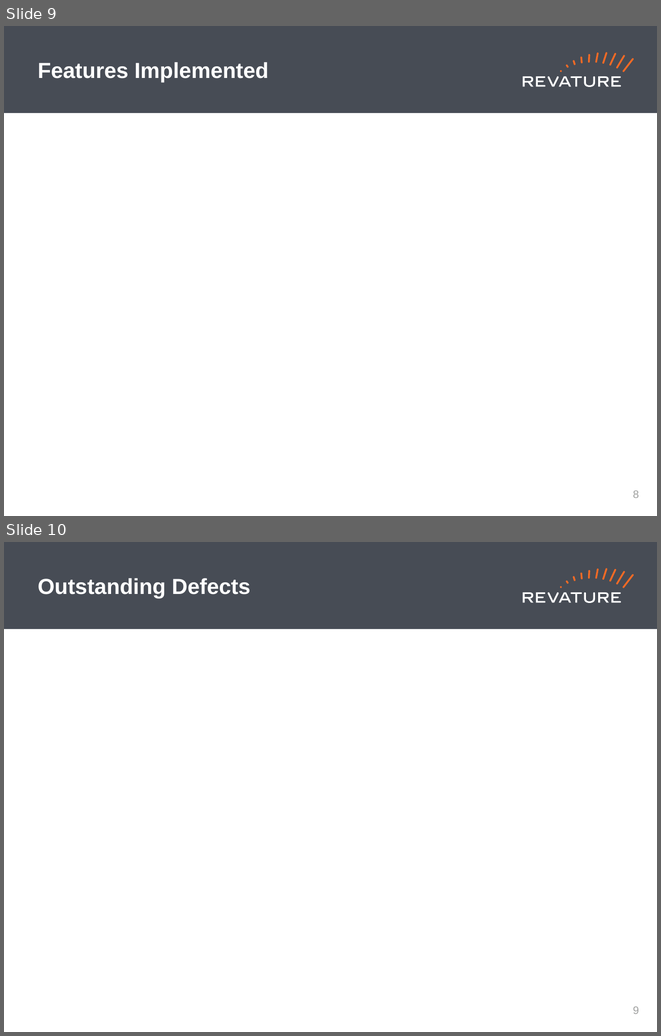
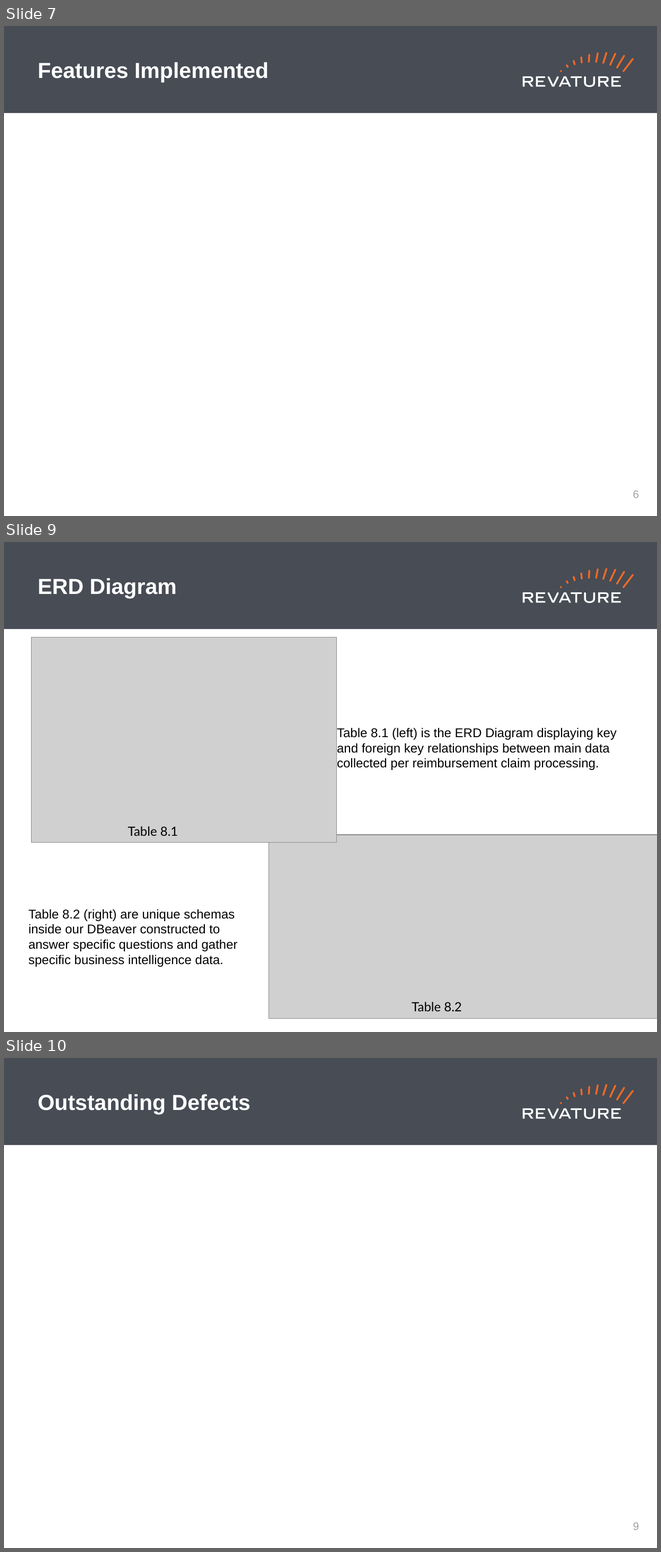
Before and after one commit to 220103-java-etl/Amplifire-404-Braincells, a slide deck: BraincellsP2_Presentation.pptx. Shown one above the other, each under a label of ours: slides 9 and 10 before the commit, slides 7, 9 and 10 after it; the slides between them are not shown. The pictures are 661x1036 and 661x1552 pixels, drawn with LibreOffice and Linux fonts; fonts in the diff are those of the drawing; grey boxes stand for pictures. Boxes give left, top, right and bottom in pixels: in the first picture for what was removed or moved away, otherwise in the second. Text is boxed around its words. In the diff, an @@ line names an element or a change of style, - is before the commit and + after.

```diff
--- a/BraincellsP2_Presentation.pptx
+++ b/BraincellsP2_Presentation.pptx
@@ slide 9 added at [4, 542, 657, 1032], background #FFFFFF; not listed: 19 template elements that a slide beside it also shows @@
@@ title added at [38, 578, 177, 598], 24 pt, text #FFFFFF, bold @@
+ERD Diagram
@@ picture added at [32, 637, 337, 843] @@
@@ text added at [337, 728, 617, 770], 14 pt, text #000000 @@
+Table 8.1 (left) is the ERD Diagram displaying key and foreign key relationships between main data collected per reimbursement claim processing.
@@ text added at [128, 826, 178, 836], 14 pt, text #000000 @@
+Table 8.1
@@ picture added at [268, 835, 657, 1018] @@
@@ text added at [28, 909, 238, 967], 14 pt, text #000000 @@
+Table 8.2 (right) are unique schemas inside our DBeaver constructed to answer specific questions and gather specific business intelligence data.
@@ text added at [412, 1002, 461, 1011], 14 pt, text #000000 @@
+Table 8.2
@@ what was slide 9 is now slide 7 @@
@@ page number at [633, 490, 639, 498]: text changed @@
-8
+6
```
Also in this commit, not shown: 3 slides changed, 1 slide removed.
